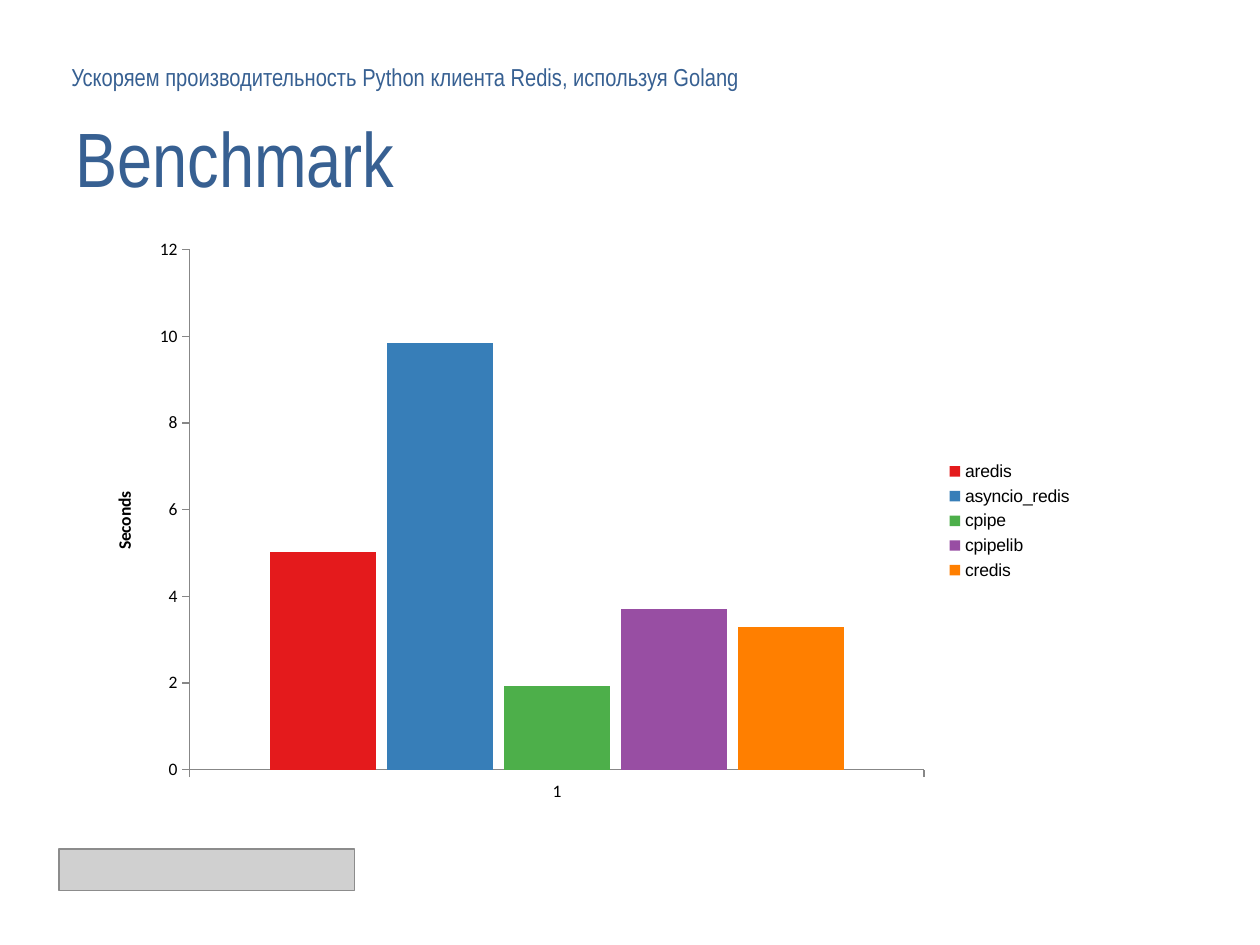
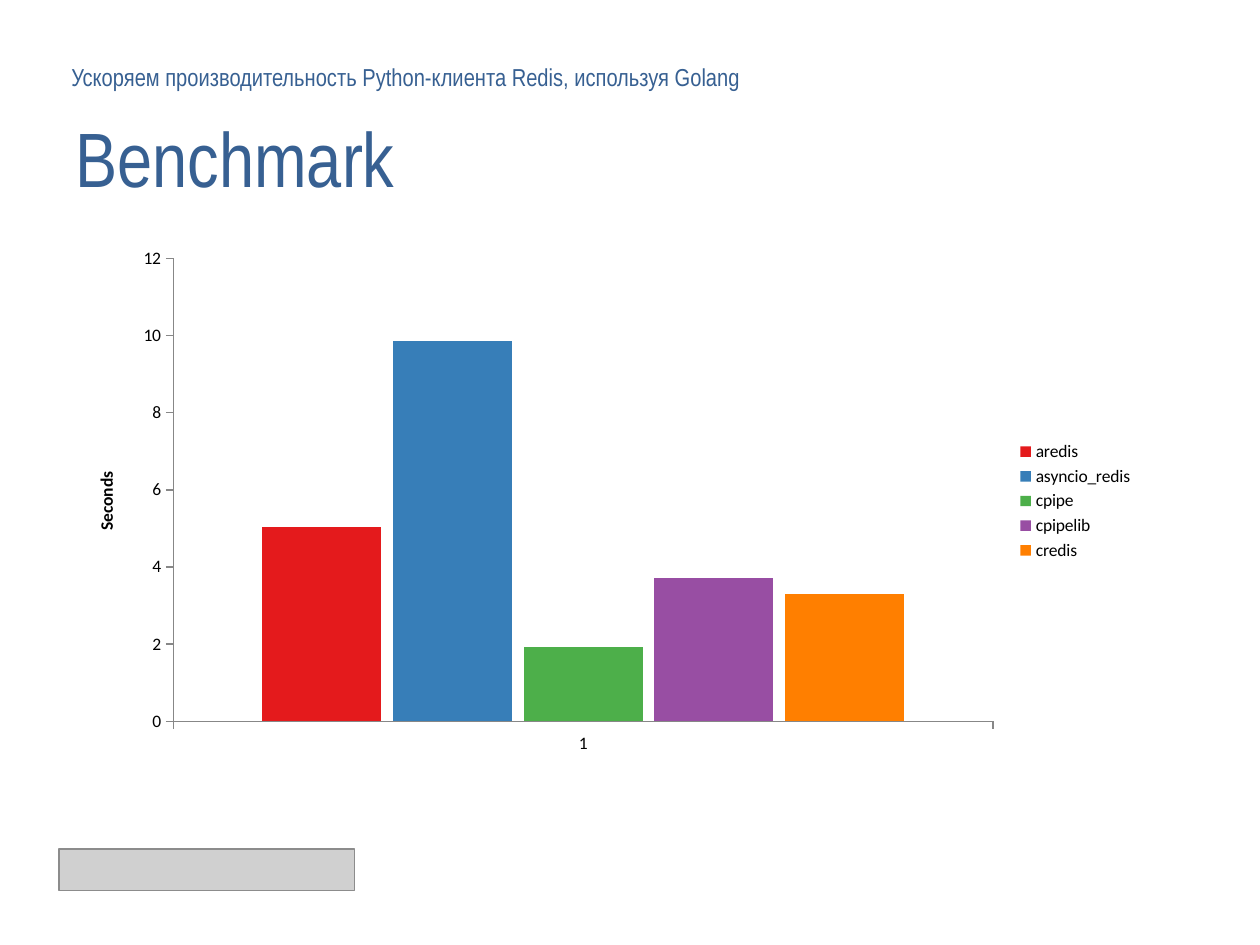
Before and after one commit to deslum/gopipe, a slide deck: slide 22 of presentation.pptx (slide 20 before the commit). Drawn at 1260x945 pixels with LibreOffice and Linux fonts; fonts in the diff are those of the drawing; grey boxes stand for pictures; background and template pictures are left out. Boxes give left, top, right and bottom in pixels: in the first picture for what was removed or moved away, otherwise in the second. Text is boxed around its words. In the diff, an @@ line names an element or a change of style, - is before the commit and + after.

```diff
--- a/presentation.pptx
+++ b/presentation.pptx
@@ text in free at [71,68,740,91]: text changed @@
-Ускоряем производительность Python клиента Redis, используя Golang
+Ускоряем производительность Python-клиента Redis, используя Golang
@@ column chart at [69,238,1147,764] @@
@@ legend changed @@
@@ category axis changed @@
@@ column chart: place and size @@
-column chart at [87,228,1085,814]
+column chart at [69,238,1147,764]
```
Also in this commit, not shown: 19 other slides changed, 3 slides added, 1 slide removed, 4 other files.
